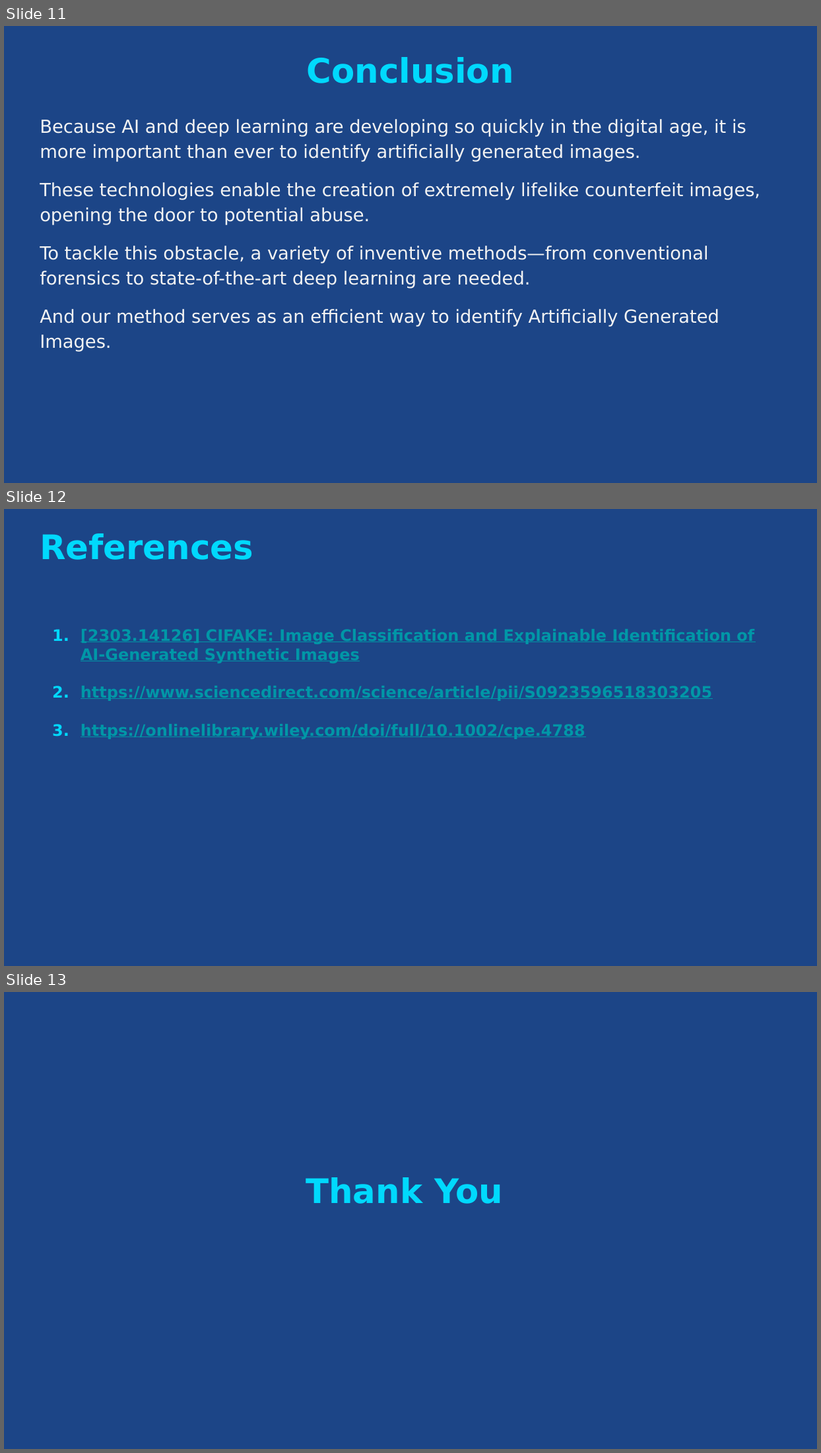
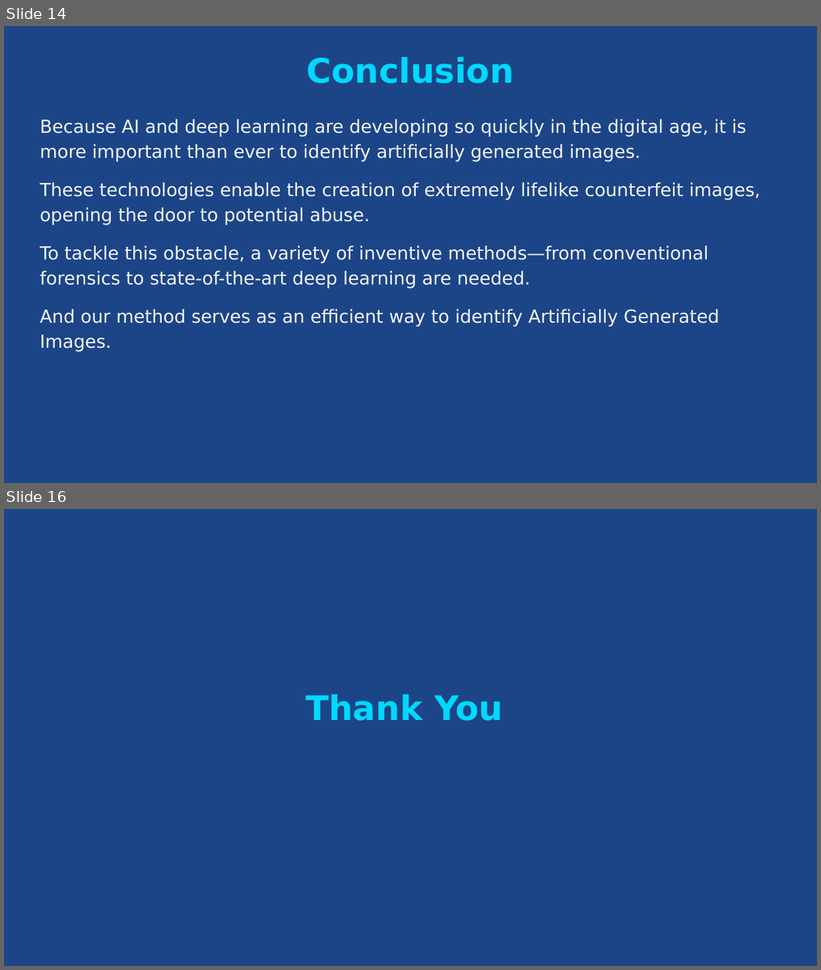
Before and after one commit to jnvshubham7/Identification-of-Artificially-Generated-Images, a slide deck: PPT.pptx. Shown one above the other, each under a label of ours: slides 11, 12 and 13 before the commit, slides 14 and 16 after it; the slides between them are not shown. The pictures are 821x1453 and 821x970 pixels, drawn with LibreOffice and Linux fonts; fonts in the diff are those of the drawing. Boxes give left, top, right and bottom in pixels: in the first picture for what was removed or moved away, otherwise in the second. Text is boxed around its words. In the diff, an @@ line names an element or a change of style, - is before the commit and + after.

```diff
--- a/PPT.pptx
+++ b/PPT.pptx
@@ slide 12 removed at bbox=[4, 509, 817, 966], background #1C4587 @@
@@ title removed at bbox=[40, 533, 253, 560] @@
-References
@@ text removed at bbox=[81, 629, 754, 739] @@
-1. [2303.14126] CIFAKE: Image Classification and Explainable Identification of AI-Generated Synthetic Images
-2. https://www.sciencedirect.com/science/article/pii/S0923596518303205
-3. https://onlinelibrary.wiley.com/doi/full/10.1002/cpe.4788
@@ what was slide 11 is now slide 14 @@
@@ what was slide 13 is now slide 16 @@
```
Also in this commit, not shown: 4 slides changed, 4 slides added, 3 other files.
